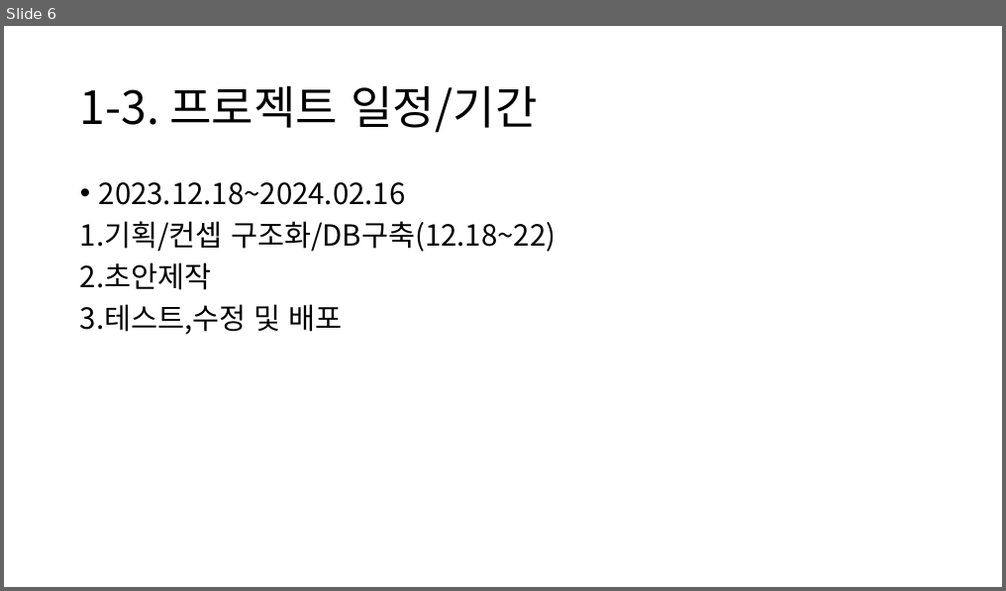
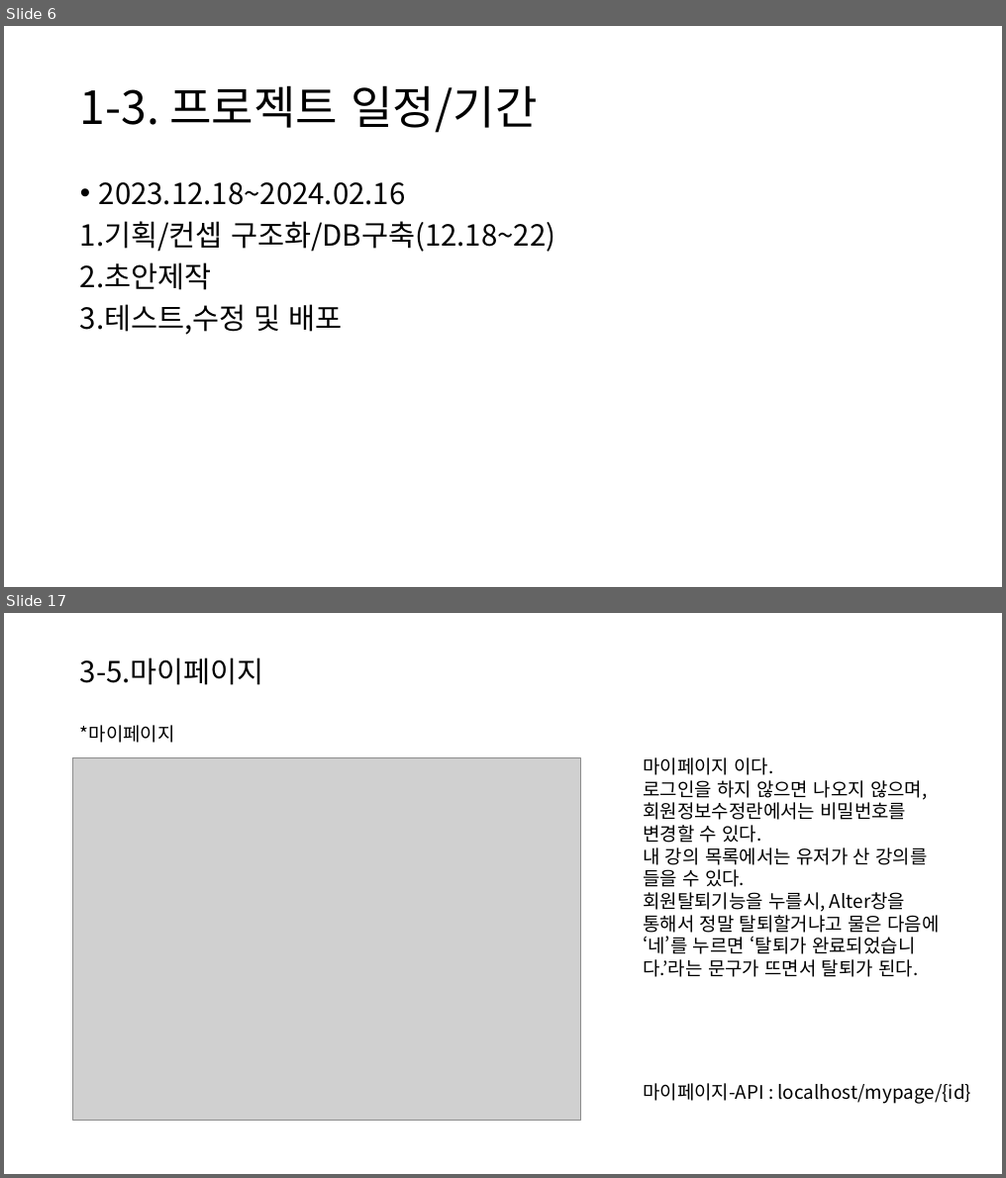
Before and after one commit to choigo1996/discord, a slide deck: 2차 프로젝트/2차 프로젝트.pptx. Shown one above the other, each under a label of ours: slide 6 before the commit, slides 6 and 17 after it; the slides between them are not shown. The pictures are 1006x591 and 1006x1178 pixels, drawn with LibreOffice and Linux fonts; fonts in the diff are those of the drawing; grey boxes stand for pictures. Boxes give left, top, right and bottom in pixels: in the first picture for what was removed or moved away, otherwise in the second. Text is boxed around its words. In the diff, an @@ line names an element or a change of style, - is before the commit and + after.

```diff
--- a/2차 프로젝트/2차 프로젝트.pptx
+++ b/2차 프로젝트/2차 프로젝트.pptx
@@ slide 17 added at box(4, 613, 1002, 1174), background #FFFFFF @@
@@ title added at box(80, 658, 264, 685), 28 pt, text #000000 @@
+3-5.마이페이지
@@ text added at box(80, 725, 175, 743), 18 pt, text #000000 @@
+*마이페이지
@@ picture added at box(73, 759, 581, 1120) @@
@@ text added at box(643, 758, 939, 977), 18 pt, text #000000 @@
+마이페이지 이다.
+로그인을 하지 않으면 나오지 않으며, 회원정보수정란에서는 비밀번호를 변경할 수 있다.
+내 강의 목록에서는 유저가 산 강의를 들을 수 있다.
+회원탈퇴기능을 누를시, Alter창을 통해서 정말 탈퇴할거냐고 물은 다음에 ‘네’를 누르면 ‘탈퇴가 완료되었습니다.’라는 문구가 뜨면서 탈퇴가 된다.
@@ text added at box(643, 1083, 971, 1104), 18 pt, text #000000 @@
+마이페이지-API : localhost/mypage/{id}
```
Also in this commit, not shown: 2 slides changed, 13 other slides added, 6 slides removed.
